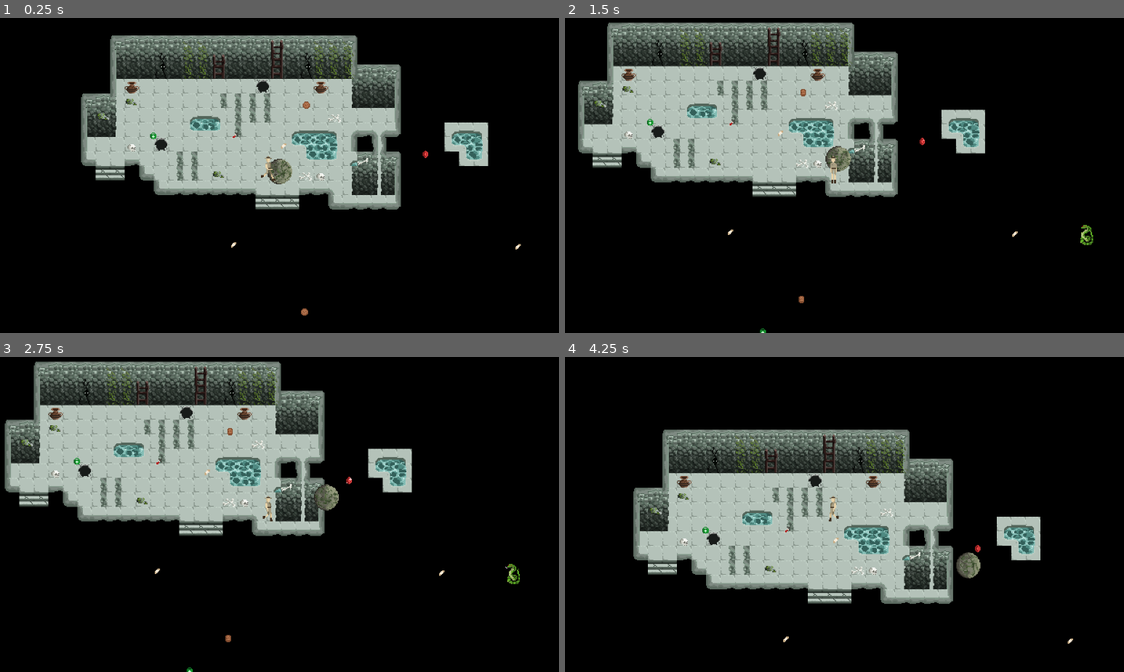
Above: before the commit, frames 1-4 (two rows, left to right).
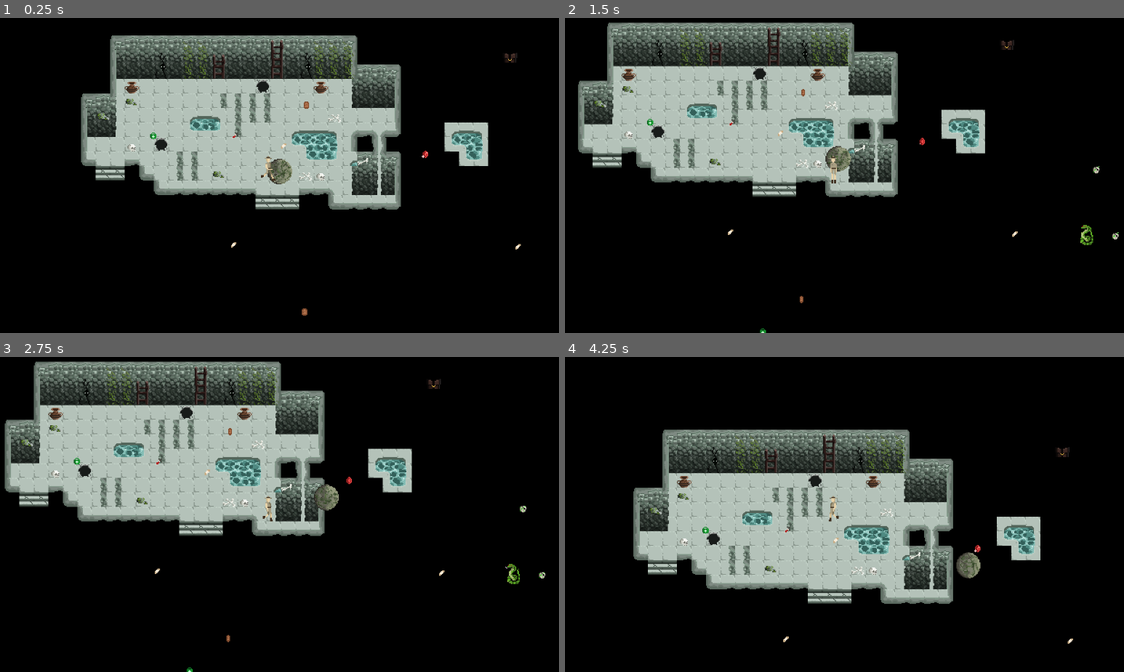
Above: after the commit, the same moments.

Repository: mirogon/Archaeology
Game: Godot game, scene res://Scenes/TileTest.tscn
Same seed, same stepped clock (60 frames per second), same inputs: the game is played once before the commit and once after it. This scene is started directly instead of the project's main scene.
Inputs (mouse positions are in pixels of both pictures, inside the frame that each line leads up to):
- Up to frame 1 (0.25 s): no input
- Up to frame 2 (1.5 s): move the mouse to (961, 153) at 0.52 s; hold Right (ui_right) 0.53-1.28 s; hold F 0.53-1.28 s; click (961, 153) at 0.67 s; move the mouse to (715, 184) at 1.27 s; hold Down (ui_down) from 1.28 s (still down); tap F at 1.35 s
- Up to frame 3 (2.75 s): move the mouse to (324, 435) at 2.02 s; release Down (ui_down) at 2.03 s; hold Right (ui_right) from 2.03 s (still down); hold F from 2.03 s (still down)
- Up to frame 4 (4.25 s): move the mouse to (805, 574) at 2.77 s; release Right (ui_right) at 2.78 s; release F at 2.78 s; hold Up (ui_up) 2.78-3.53 s; tap F at 2.85 s; click (805, 574) at 2.92 s; move the mouse to (1006, 558) at 3.52 s; hold Left (ui_left) from 3.53 s (still down); hold F from 3.53 s (still down)

The runs differ from the first frame. In frame 1, less than 0.1% of the frame differs, in the area x 53-93%, y 11-95%; in frame 2, 0.1%; in frame 3, 0.1%, in the area x 40-98%, y 6-91%; in frame 4, less than 0.1%.
Error in both runs: Attempt to call function 'get_node' in base 'null instance' on a null instance. (res://Scripts/Enemy.gd:18)

Commit message:
TreasureChest, TreasureSkull, Scarab in game

Diff:
--- a/Scenes/Coin.tscn
+++ b/Scenes/Coin.tscn
@@ -40,6 +40,7 @@
 
 [node name="Coin" type="Area2D" groups=["TreasurePickup"]]
 script = ExtResource( 2 )
+treasure_value = 1
 
 [node name="CollisionShape2D" type="CollisionShape2D" parent="."]
 shape = SubResource( 1 )
@@ -47,5 +48,5 @@
 [node name="AnimatedSprite" type="AnimatedSprite" parent="."]
 frames = SubResource( 8 )
 animation = "coin"
-frame = 5
+frame = 4
 playing = true
--- a/Scenes/Player.tscn
+++ b/Scenes/Player.tscn
@@ -46,6 +46,22 @@
 atlas = ExtResource( 1 )
 region = Rect2( 64, 64, 16, 32 )
 
+[sub_resource type="AtlasTexture" id=41]
+atlas = ExtResource( 1 )
+region = Rect2( 0, 0, 16, 32 )
+
+[sub_resource type="AtlasTexture" id=42]
+atlas = ExtResource( 1 )
+region = Rect2( 16, 0, 16, 32 )
+
+[sub_resource type="AtlasTexture" id=43]
+atlas = ExtResource( 1 )
+region = Rect2( 32, 0, 16, 32 )
+
+[sub_resource type="AtlasTexture" id=44]
+atlas = ExtResource( 1 )
+region = Rect2( 48, 0, 16, 32 )
+
 [sub_resource type="AtlasTexture" id=27]
 atlas = ExtResource( 1 )
 region = Rect2( 0, 96, 16, 32 )
@@ -66,22 +82,6 @@
 atlas = ExtResource( 1 )
 region = Rect2( 64, 96, 16, 32 )
 
-[sub_resource type="AtlasTexture" id=41]
-atlas = ExtResource( 1 )
-region = Rect2( 0, 0, 16, 32 )
-
-[sub_resource type="AtlasTexture" id=42]
-atlas = ExtResource( 1 )
-region = Rect2( 16, 0, 16, 32 )
-
-[sub_resource type="AtlasTexture" id=43]
-atlas = ExtResource( 1 )
-region = Rect2( 32, 0, 16, 32 )
-
-[sub_resource type="AtlasTexture" id=44]
-atlas = ExtResource( 1 )
-region = Rect2( 48, 0, 16, 32 )
-
 [sub_resource type="SpriteFrames" id=26]
 animations = [ {
 "frames": [ SubResource( 32 ), SubResource( 33 ), SubResource( 34 ), SubResource( 35 ) ],
@@ -94,14 +94,14 @@
 "name": "Walk_Right",
 "speed": 5.0
 }, {
+"frames": [ SubResource( 41 ), SubResource( 42 ), SubResource( 43 ), SubResource( 44 ) ],
+"loop": true,
+"name": "Walk_Up",
+"speed": 5.0
+}, {
 "frames": [ SubResource( 27 ), SubResource( 28 ), SubResource( 29 ), SubResource( 30 ), SubResource( 31 ) ],
 "loop": true,
 "name": "Walk_Left",
-"speed": 5.0
-}, {
-"frames": [ SubResource( 41 ), SubResource( 42 ), SubResource( 43 ), SubResource( 44 ) ],
-"loop": true,
-"name": "Walk_Up",
 "speed": 5.0
 } ]
 
@@ -125,7 +125,7 @@
 [node name="AnimatedSprite" type="AnimatedSprite" parent="."]
 frames = SubResource( 26 )
 animation = "Walk_Right"
-frame = 3
+frame = 4
 playing = true
 
 [node name="HealthSystem" parent="." instance=ExtResource( 3 )]
@@ -141,3 +141,4 @@
 [connection signal="died" from="HealthSystem" to="." method="_on_HealthSystem_died"]
 [connection signal="health_update" from="HealthSystem" to="." method="_on_HealthSystem_health_update"]
 [connection signal="area_entered" from="Area2D" to="." method="_on_Area2D_area_entered"]
+[connection signal="area_exited" from="Area2D" to="." method="_on_Area2D_area_exited"]
--- a/Scenes/Room.tscn
+++ b/Scenes/Room.tscn
@@ -8,6 +8,9 @@
 [ext_resource path="res://Scenes/Medikit.tscn" type="PackedScene" id=6]
 [ext_resource path="res://Scenes/Bandage.tscn" type="PackedScene" id=7]
 [ext_resource path="res://Scenes/Snake.tscn" type="PackedScene" id=8]
+[ext_resource path="res://Scenes/Scarab.tscn" type="PackedScene" id=9]
+[ext_resource path="res://Scenes/treasure_skull.tscn" type="PackedScene" id=10]
+[ext_resource path="res://Scenes/TreasureChest.tscn" type="PackedScene" id=11]
 
 [sub_resource type="ConvexPolygonShape2D" id=47]
 points = PoolVector2Array( 12, 8, 4, 8, 4, 4, 12, 4 )
@@ -786,25 +789,32 @@
 position = Vector2( -135, 104 )
 min_interval_ms = 10000
 max_interval_ms = 200000
-max_spawns = 2
+max_spawns = 0
 
 [node name="Spawner2" parent="Spawner" instance=ExtResource( 3 )]
 position = Vector2( -775, 151 )
 min_interval_ms = 10000
 max_interval_ms = 20000
-max_spawns = 2
+max_spawns = 0
 
 [node name="Spawner3" parent="Spawner" instance=ExtResource( 3 )]
 position = Vector2( -553, -72 )
 min_interval_ms = 10000
 max_interval_ms = 20000
-max_spawns = 2
+max_spawns = 0
 
 [node name="Spawner4" parent="Spawner" instance=ExtResource( 3 )]
 position = Vector2( -184, -168 )
 min_interval_ms = 10000
 max_interval_ms = 20000
-max_spawns = 1
+max_spawns = 0
+
+[node name="Spawner5" parent="Spawner" instance=ExtResource( 3 )]
+position = Vector2( -104, 72 )
+scene_to_spawn = ExtResource( 9 )
+min_interval_ms = 10000
+max_interval_ms = 20000
+max_spawns = 4
 
 [node name="Pickups" type="Node" parent="."]
 
@@ -829,10 +839,20 @@
 [node name="Ruby" parent="Pickups" instance=ExtResource( 5 )]
 position = Vector2( -309, -61 )
 
+[node name="treasure_skull" parent="Pickups" instance=ExtResource( 10 )]
+position = Vector2( -96, 43 )
+
+[node name="treasure_skull2" parent="Pickups" instance=ExtResource( 10 )]
+position = Vector2( -117, -30 )
+
 [node name="Snake" parent="." instance=ExtResource( 8 )]
 position = Vector2( -136, 38 )
 
 [node name="Navigation2D" type="Navigation2D" parent="."]
+visible = false
 
 [node name="NavigationPolygonInstance" type="NavigationPolygonInstance" parent="Navigation2D"]
 navpoly = SubResource( 85 )
+
+[node name="Chest" parent="." instance=ExtResource( 11 )]
+position = Vector2( -216, -169 )
--- a/Scenes/Ruby.tscn
+++ b/Scenes/Ruby.tscn
@@ -36,7 +36,7 @@
 
 [node name="Ruby" type="Area2D" groups=["TreasurePickup"]]
 script = ExtResource( 2 )
-treasure_value = 25
+treasure_value = 2
 
 [node name="CollisionShape2D" type="CollisionShape2D" parent="."]
 shape = SubResource( 7 )
@@ -44,5 +44,5 @@
 [node name="AnimatedSprite" type="AnimatedSprite" parent="."]
 frames = SubResource( 6 )
 animation = "ruby"
-frame = 4
+frame = 2
 playing = true
--- a/Scenes/Scarab.tscn
+++ b/Scenes/Scarab.tscn
@@ -1,9 +1,31 @@
-[gd_scene load_steps=14 format=2]
+[gd_scene load_steps=16 format=2]
 
 [ext_resource path="res://Asstes/Enemies/Scarab.png" type="Texture" id=1]
+[ext_resource path="res://Scripts/Enemy.gd" type="Script" id=2]
+[ext_resource path="res://Scenes/HealthSystem.tscn" type="PackedScene" id=3]
 
 [sub_resource type="RectangleShape2D" id=1]
 extents = Vector2( 9.5, 4.5 )
+
+[sub_resource type="AtlasTexture" id=7]
+atlas = ExtResource( 1 )
+region = Rect2( 0, 16, 32, 16 )
+
+[sub_resource type="AtlasTexture" id=8]
+atlas = ExtResource( 1 )
+region = Rect2( 32, 16, 32, 16 )
+
+[sub_resource type="AtlasTexture" id=9]
+atlas = ExtResource( 1 )
+region = Rect2( 64, 16, 32, 16 )
+
+[sub_resource type="AtlasTexture" id=10]
+atlas = ExtResource( 1 )
+region = Rect2( 96, 16, 32, 16 )
+
+[sub_resource type="AtlasTexture" id=11]
+atlas = ExtResource( 1 )
+region = Rect2( 128, 16, 32, 16 )
 
 [sub_resource type="AtlasTexture" id=2]
 atlas = ExtResource( 1 )
@@ -25,40 +47,22 @@
 atlas = ExtResource( 1 )
 region = Rect2( 128, 0, 32, 16 )
 
-[sub_resource type="AtlasTexture" id=7]
-atlas = ExtResource( 1 )
-region = Rect2( 0, 16, 32, 16 )
-
-[sub_resource type="AtlasTexture" id=8]
-atlas = ExtResource( 1 )
-region = Rect2( 32, 16, 32, 16 )
-
-[sub_resource type="AtlasTexture" id=9]
-atlas = ExtResource( 1 )
-region = Rect2( 64, 16, 32, 16 )
-
-[sub_resource type="AtlasTexture" id=10]
-atlas = ExtResource( 1 )
-region = Rect2( 96, 16, 32, 16 )
-
-[sub_resource type="AtlasTexture" id=11]
-atlas = ExtResource( 1 )
-region = Rect2( 128, 16, 32, 16 )
-
 [sub_resource type="SpriteFrames" id=12]
 animations = [ {
+"frames": [ SubResource( 7 ), SubResource( 8 ), SubResource( 9 ), SubResource( 10 ), SubResource( 11 ) ],
+"loop": true,
+"name": "Scarab_Atk",
+"speed": 8.0
+}, {
 "frames": [ SubResource( 2 ), SubResource( 3 ), SubResource( 4 ), SubResource( 5 ), SubResource( 6 ) ],
 "loop": true,
-"name": "Scarab_walk",
+"name": "Scarab_Walk",
 "speed": 18.0
-}, {
-"frames": [ SubResource( 7 ), SubResource( 8 ), SubResource( 9 ), SubResource( 10 ), SubResource( 11 ) ],
-"loop": true,
-"name": "Scarab_ATK",
-"speed": 8.0
 } ]
 
-[node name="Scarab" type="KinematicBody2D"]
+[node name="Scarab" type="KinematicBody2D" groups=["Enemy"]]
+script = ExtResource( 2 )
+animation_name = "Scarab"
 
 [node name="CollisionShape2D" type="CollisionShape2D" parent="."]
 position = Vector2( -0.5, -0.5 )
@@ -66,6 +70,7 @@
 
 [node name="AnimatedSprite" type="AnimatedSprite" parent="."]
 frames = SubResource( 12 )
-animation = "Scarab_ATK"
-frame = 4
+animation = "Scarab_Atk"
 playing = true
+
+[node name="HealthSystem" parent="." instance=ExtResource( 3 )]
--- a/Scenes/Soldier.tscn
+++ b/Scenes/Soldier.tscn
@@ -27,22 +27,6 @@
 atlas = ExtResource( 7 )
 region = Rect2( 96, 0, 32, 32 )
 
-[sub_resource type="AtlasTexture" id=35]
-atlas = ExtResource( 1 )
-region = Rect2( 0, 32, 32, 32 )
-
-[sub_resource type="AtlasTexture" id=36]
-atlas = ExtResource( 1 )
-region = Rect2( 32, 32, 32, 32 )
-
-[sub_resource type="AtlasTexture" id=37]
-atlas = ExtResource( 1 )
-region = Rect2( 64, 32, 32, 32 )
-
-[sub_resource type="AtlasTexture" id=38]
-atlas = ExtResource( 1 )
-region = Rect2( 96, 32, 32, 32 )
-
 [sub_resource type="AtlasTexture" id=21]
 atlas = ExtResource( 1 )
 region = Rect2( 0, 0, 32, 32 )
@@ -58,22 +42,6 @@
 [sub_resource type="AtlasTexture" id=24]
 atlas = ExtResource( 1 )
 region = Rect2( 96, 0, 32, 32 )
-
-[sub_resource type="AtlasTexture" id=43]
-atlas = ExtResource( 7 )
-region = Rect2( 0, 32, 32, 32 )
-
-[sub_resource type="AtlasTexture" id=44]
-atlas = ExtResource( 7 )
-region = Rect2( 32, 32, 32, 32 )
-
-[sub_resource type="AtlasTexture" id=45]
-atlas = ExtResource( 7 )
-region = Rect2( 64, 32, 32, 32 )
-
-[sub_resource type="AtlasTexture" id=46]
-atlas = ExtResource( 7 )
-region = Rect2( 96, 32, 32, 32 )
 
 [sub_resource type="AtlasTexture" id=25]
 atlas = ExtResource( 1 )
@@ -95,6 +63,22 @@
 atlas = ExtResource( 1 )
 region = Rect2( 128, 64, 32, 32 )
 
+[sub_resource type="AtlasTexture" id=43]
+atlas = ExtResource( 7 )
+region = Rect2( 0, 32, 32, 32 )
+
+[sub_resource type="AtlasTexture" id=44]
+atlas = ExtResource( 7 )
+region = Rect2( 32, 32, 32, 32 )
+
+[sub_resource type="AtlasTexture" id=45]
+atlas = ExtResource( 7 )
+region = Rect2( 64, 32, 32, 32 )
+
+[sub_resource type="AtlasTexture" id=46]
+atlas = ExtResource( 7 )
+region = Rect2( 96, 32, 32, 32 )
+
 [sub_resource type="AtlasTexture" id=30]
 atlas = ExtResource( 1 )
 region = Rect2( 0, 96, 32, 32 )
@@ -115,6 +99,22 @@
 atlas = ExtResource( 1 )
 region = Rect2( 128, 96, 32, 32 )
 
+[sub_resource type="AtlasTexture" id=35]
+atlas = ExtResource( 1 )
+region = Rect2( 0, 32, 32, 32 )
+
+[sub_resource type="AtlasTexture" id=36]
+atlas = ExtResource( 1 )
+region = Rect2( 32, 32, 32, 32 )
+
+[sub_resource type="AtlasTexture" id=37]
+atlas = ExtResource( 1 )
+region = Rect2( 64, 32, 32, 32 )
+
+[sub_resource type="AtlasTexture" id=38]
+atlas = ExtResource( 1 )
+region = Rect2( 96, 32, 32, 32 )
+
 [sub_resource type="SpriteFrames" id=19]
 animations = [ {
 "frames": [ SubResource( 39 ), SubResource( 40 ), SubResource( 41 ), SubResource( 42 ) ],
@@ -122,30 +122,30 @@
 "name": "Army_ATK_Right",
 "speed": 12.0
 }, {
-"frames": [ SubResource( 35 ), SubResource( 36 ), SubResource( 37 ), SubResource( 38 ) ],
-"loop": true,
-"name": "Army_Walk_Up",
-"speed": 5.0
-}, {
 "frames": [ SubResource( 21 ), SubResource( 22 ), SubResource( 23 ), SubResource( 24 ) ],
 "loop": true,
 "name": "Army_Walk_Down",
 "speed": 5.0
+}, {
+"frames": [ SubResource( 25 ), SubResource( 26 ), SubResource( 27 ), SubResource( 28 ), SubResource( 29 ) ],
+"loop": true,
+"name": "Army_Walk_Right",
+"speed": 8.0
 }, {
 "frames": [ SubResource( 43 ), SubResource( 44 ), SubResource( 45 ), SubResource( 46 ) ],
 "loop": true,
 "name": "Army_ATK_Left",
 "speed": 12.0
 }, {
-"frames": [ SubResource( 25 ), SubResource( 26 ), SubResource( 27 ), SubResource( 28 ), SubResource( 29 ) ],
-"loop": true,
-"name": "Army_Walk_Right",
-"speed": 8.0
-}, {
 "frames": [ SubResource( 30 ), SubResource( 31 ), SubResource( 32 ), SubResource( 33 ), SubResource( 34 ) ],
 "loop": true,
 "name": "Army_Walk_Left",
 "speed": 8.0
+}, {
+"frames": [ SubResource( 35 ), SubResource( 36 ), SubResource( 37 ), SubResource( 38 ) ],
+"loop": true,
+"name": "Army_Walk_Up",
+"speed": 5.0
 } ]
 
 [node name="Soldier" type="Area2D" groups=["Soldier"]]
--- a/Scenes/Chest.tscn
+++ b/Scenes/TreasureChest.tscn
@@ -1,9 +1,10 @@
-[gd_scene load_steps=8 format=2]
+[gd_scene load_steps=9 format=2]
 
 [ext_resource path="res://Asstes/Items/Chest.png" type="Texture" id=1]
+[ext_resource path="res://Scripts/TreasureChest.gd" type="Script" id=2]
 
-[sub_resource type="RectangleShape2D" id=1]
-extents = Vector2( 7, 5 )
+[sub_resource type="RectangleShape2D" id=7]
+extents = Vector2( 10, 15 )
 
 [sub_resource type="AtlasTexture" id=2]
 atlas = ExtResource( 1 )
@@ -24,19 +25,18 @@
 [sub_resource type="SpriteFrames" id=6]
 animations = [ {
 "frames": [ SubResource( 2 ), SubResource( 3 ), SubResource( 4 ), SubResource( 5 ) ],
-"loop": true,
-"name": "chest",
+"loop": false,
+"name": "Chest_Open",
 "speed": 5.0
 } ]
 
-[node name="Chest" type="Area2D"]
+[node name="Chest" type="Area2D" groups=["TreasureChest"]]
+script = ExtResource( 2 )
 
 [node name="CollisionShape2D" type="CollisionShape2D" parent="."]
-position = Vector2( 0, 1 )
-shape = SubResource( 1 )
+position = Vector2( 0, 8 )
+shape = SubResource( 7 )
 
 [node name="AnimatedSprite" type="AnimatedSprite" parent="."]
 frames = SubResource( 6 )
-animation = "chest"
-frame = 2
-playing = true
+animation = "Chest_Open"
--- a/Scenes/treasure_skull.tscn
+++ b/Scenes/treasure_skull.tscn
@@ -1,9 +1,10 @@
-[gd_scene load_steps=9 format=2]
+[gd_scene load_steps=10 format=2]
 
 [ext_resource path="res://Asstes/Items/Skull_treasure.png" type="Texture" id=1]
+[ext_resource path="res://Scripts/TreasurePickup.gd" type="Script" id=2]
 
-[sub_resource type="CircleShape2D" id=1]
-radius = 4.0
+[sub_resource type="RectangleShape2D" id=8]
+extents = Vector2( 4, 4 )
 
 [sub_resource type="AtlasTexture" id=2]
 atlas = ExtResource( 1 )
@@ -33,12 +34,14 @@
 "speed": 6.0
 } ]
 
-[node name="treasure_skull" type="Area2D"]
+[node name="treasure_skull" type="Area2D" groups=["TreasurePickup"]]
+script = ExtResource( 2 )
+treasure_value = 3
 
 [node name="CollisionShape2D" type="CollisionShape2D" parent="."]
-shape = SubResource( 1 )
+shape = SubResource( 8 )
 
 [node name="AnimatedSprite" type="AnimatedSprite" parent="."]
 frames = SubResource( 7 )
-frame = 7
+frame = 8
 playing = true
--- a/Scripts/Player.gd
+++ b/Scripts/Player.gd
@@ -17,6 +17,8 @@
 var time
 var last_time_thrown_projectile: float
 var last_time_thrown_heal: float
+
+var near_chest = null
 
 func _ready():
 	$ProgressBar.hide()
@@ -90,6 +92,11 @@
 	throw_healing_projectile()
 	time += delta
 
+	if Input.is_key_pressed(KEY_F):
+		if near_chest:
+			near_chest.open_chest()
+			near_chest = null
+
 func _on_HealthSystem_died():
 	print("PLAYER DIED!")
 
@@ -110,3 +117,10 @@
 		treasure_found += treasure.treasure_value
 		emit_signal("treasure_update", treasure_found)
 		area.queue_free()
+	elif area.is_in_group("TreasureChest"):
+		near_chest = area as TreasureChest
+
+
+func _on_Area2D_area_exited(area):
+	if area.is_in_group("TreasureChest"):
+		near_chest = null
--- /dev/null
+++ b/Scripts/TreasureChest.gd
@@ -0,0 +1,16 @@
+extends Area2D
+
+class_name TreasureChest
+
+var open = false
+
+func _ready():
+	pass # Replace with function body.
+
+func open_chest():
+	if open:
+		return
+	$AnimatedSprite.play("Chest_Open")
+	open = true
+#func _process(delta):
+#	pass
--- a/project.godot
+++ b/project.godot
@@ -40,6 +40,11 @@
 "path": "res://Scripts/Soldier.gd"
 }, {
 "base": "Area2D",
+"class": "TreasureChest",
+"language": "GDScript",
+"path": "res://Scripts/TreasureChest.gd"
+}, {
+"base": "Area2D",
 "class": "TreasurePickup",
 "language": "GDScript",
 "path": "res://Scripts/TreasurePickup.gd"
@@ -51,6 +56,7 @@
 "Player": "",
 "Projectile": "",
 "Soldier": "",
+"TreasureChest": "",
 "TreasurePickup": ""
 }
 
Not shown: 1 places in Scenes/Room.tscn that only renumber resources
